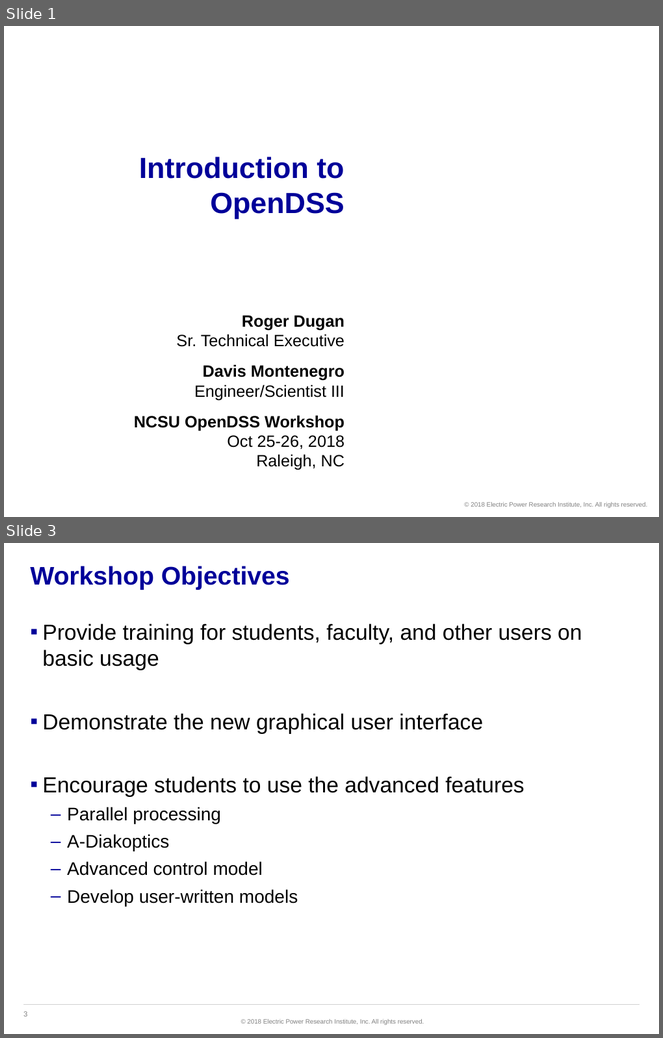
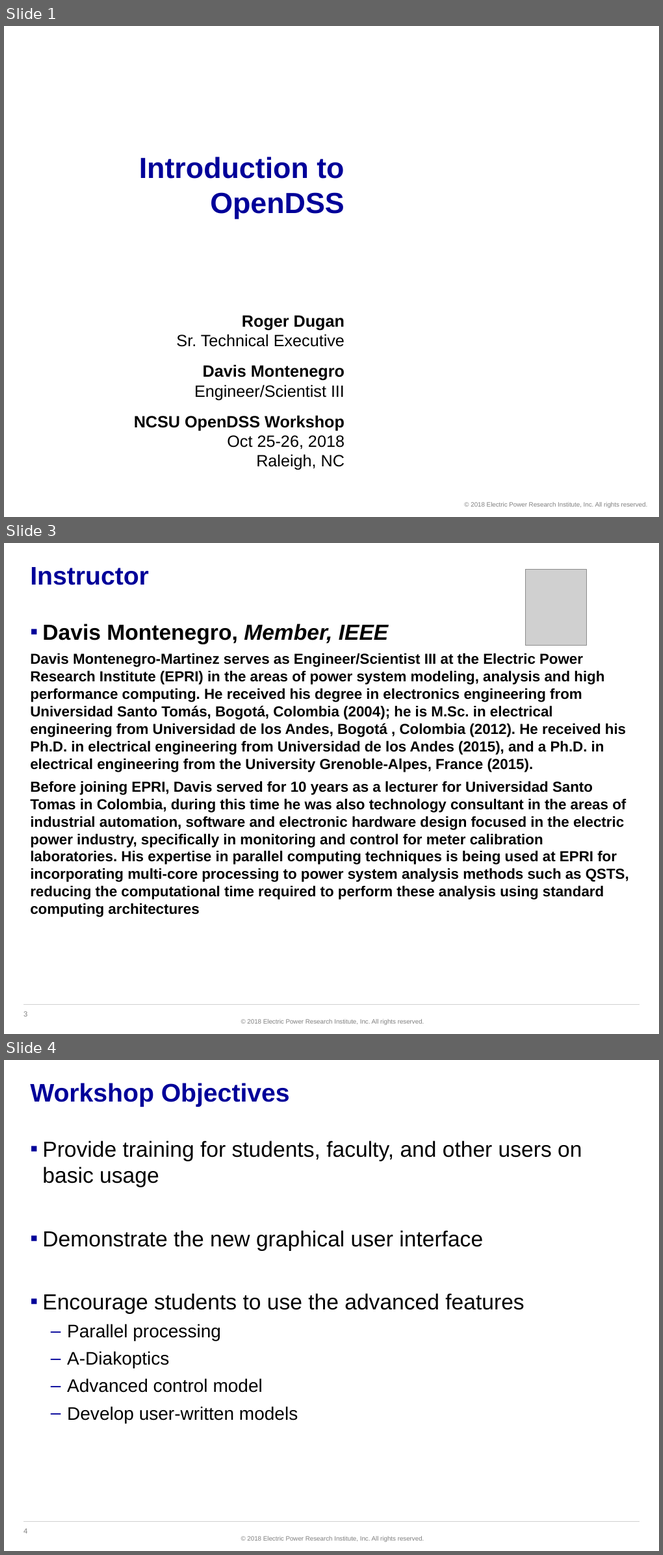
Before and after one commit to dss-extensions/opendss-svn-mirror, a slide deck: trunk/Training/NCSU-2018/Intro to OpenDSS.pptx. Shown one above the other, each under a label of ours: slides 1 and 3 before the commit, slides 1, 3 and 4 after it; the slides between them are not shown. The pictures are 663x1038 and 663x1555 pixels, drawn with LibreOffice and Linux fonts; fonts in the diff are those of the drawing; grey boxes stand for pictures; background and template pictures are left out. Boxes give left, top, right and bottom in pixels: in the first picture for what was removed or moved away, otherwise in the second. Text is boxed around its words. In the diff, an @@ line names an element or a change of style, - is before the commit and + after.

```diff
--- a/trunk/Training/NCSU-2018/Intro to OpenDSS.pptx
+++ b/trunk/Training/NCSU-2018/Intro to OpenDSS.pptx
@@ slide 3 added at <box>4,543,659,1034</box>, background #FFFFFF; not listed: 3 template elements that a slide beside it also shows @@
@@ title added at <box>30,567,149,585</box>, 28 pt, text #000099, bold @@
+Instructor
@@ picture added at <box>525,569,587,646</box> @@
@@ text added at <box>30,624,629,917</box>, 16 pt, text #000000, bold @@
+▪ Davis Montenegro, Member, IEEE
+Davis Montenegro-Martinez serves as Engineer/Scientist III at the Electric Power Research Institute (EPRI) in the areas of power system modeling, analysis and high performance computing. He received his degree in electronics engineering from Universidad Santo Tomás, Bogotá, Colombia (2004); he is M.Sc. in electrical engineering from Universidad de los Andes, Bogotá , Colombia (2012). He received his Ph.D. in electrical engineering from Universidad de los Andes (2015), and a Ph.D. in electrical engineering from the University Grenoble-Alpes, France (2015).
+Before joining EPRI, Davis served for 10 years as a lecturer for Universidad Santo Tomas in Colombia, during this time he was also technology consultant in the areas of industrial automation, software and electronic hardware design focused in the electric power industry, specifically in monitoring and control for meter calibration laboratories. His expertise in parallel computing techniques is being used at EPRI for incorporating multi-core processing to power system analysis methods such as QSTS, reducing the computational time required to perform these analysis using standard computing architectures
@@ what was slide 3 is now slide 4 @@
@@ page number at <box>24,1529,27,1534</box>: text changed @@
-3
+4
```
Also in this commit, not shown: 1 slide changed, 1 other file.
